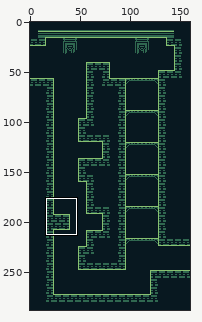
Two versions of one sprite sheet, Wizard_ProjectFile/assets/backgrounds/LevelB_1-7.png. Above, an overview of the earlier version with the close-up marked.
Close-up. Old version:
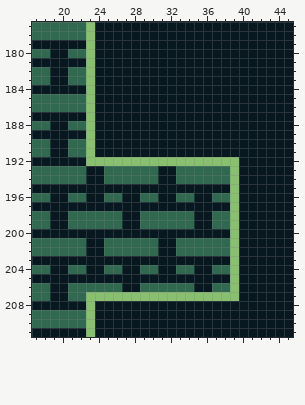
The file is 160x288 pixels. Shown: x 17..45, y 177..211.
After the commit:
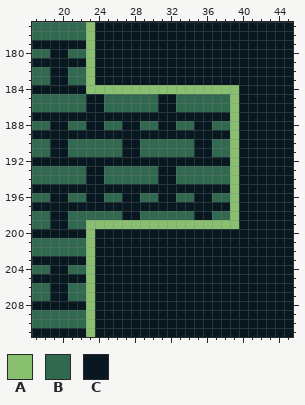
Palette (. is transparent): A #88c070  B #306850  C #081820
The edit:
The edit turns colour B into colour A in row 199 at x 23 to 26, 29 to 34 and 37 to 38; in row 206 at x 23.
The edit turns colour C into colour A in row 184 at x 24 to 39; in rows 185 to 191 at x 39; in row 199 at x 27 to 28 and 35 to 36; in rows 200 to 205 at x 23.
The edit turns colour A into colour B in rows 190 to 191 at x 23.
The edit turns colour C into colour B in rows 185 to 186 at x 25 to 30 and 33 to 38; in row 188 at x 25 to 26, 29 to 30, 33 to 34 and 37 to 38; in rows 190 to 191 at x 24 to 26, 29 to 34 and 37 to 38.
The edit turns colour A into colour C in rows 185 to 189 at x 23; in row 192 at x 23 to 38; in rows 200 to 206 at x 39; in row 207 at x 24 to 39.
The edit turns colour B into colour C in rows 201 to 202 at x 25 to 30 and 33 to 38; in row 204 at x 25 to 26, 29 to 30, 33 to 34 and 37 to 38; in row 206 at x 24 to 26, 29 to 34 and 37 to 38.
Changed places in both close-ups, as pixel boxes (x1, y1, x2, y2):
changed: (86, 85, 239, 166)
changed: (86, 220, 239, 301)
